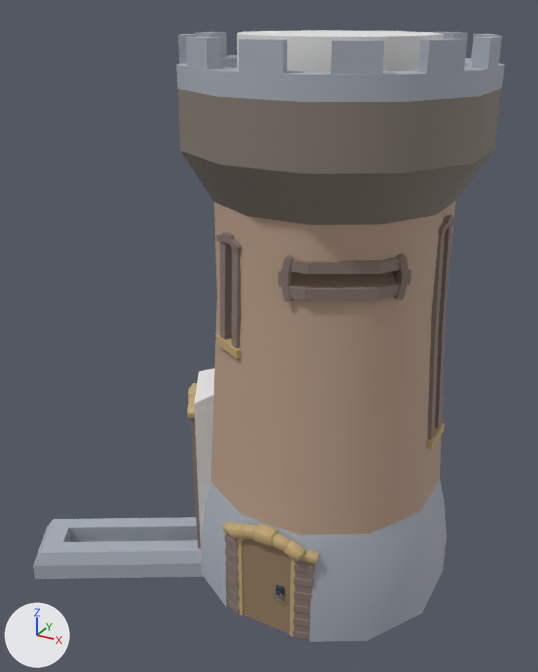
The FBX model Assets/models/theTower/theTower.fbx, before and after one commit.
Before and after are seen from a camera (50 mm lens) standing at (6.08, -13.7, 12.42) and looking at (-1.23, -0.4, 5.77). Every picture has the same lights, and +X, +Y and +Z are marked at lower left. Vertices at the same position are counted once.

In view in the first picture: 'tower_ref'.
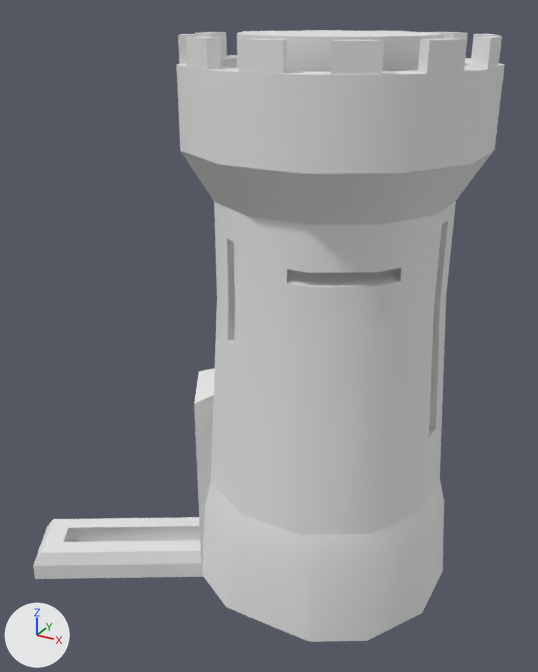
What changed in the scene script:
```text
Change me_mesh:
    used by ob_tower_ref; location = (0.0, 0.0, 0.0)
    remove me_mesh.from_pydata(...)  # 1099 vertices, 794 faces; spans x -6.37..2.93, y -4.08..2.93, z -0.1..12.0
    remove me_mesh.materials.append(mat_wood)  # brown #c3a976
    remove me_mesh.materials.append(mat_varnished_wood)  # brown #957d63
    remove me_mesh.materials.append(mat_asphalt)  # brown #887770
    remove me_mesh.materials.append(mat_lightiron)  # dark blue #213047
    remove me_mesh.materials.append(mat_aluminium)  # grey #697277
    remove me_mesh.materials.append(mat_void)  # black #000000
    add me_mesh.from_pydata(...)  # 283 vertices, 200 faces; spans x -6.37..2.93, y -4.08..2.93, z -0.1..12.0
    me_mesh part 1: 27 loose pieces with 747 vertices, spanning x -2.99..2.64, y -2.93..0.44, z 0.0..8.83, are deleted
    me_mesh part 2
    80 vertices are removed from x -2.93..2.93, y -2.93..2.15, z 0.0..11.1
    93 faces are deleted
    5 vertices in x 0.2..1.98, y -2.35..-0.09, z 7.74 move by (0.0, 0.0, 0.13)
    4 vertices in x -1.44..-1.08, y -1.93..-1.32, z 6.24..8.39 move by (0.12, -0.07, 0.0)
    2 vertices move from x -0.95..-0.94, y -2.21..-2.17, z 6.27..7.0 to x -1.08..-1.06, y -2.14..-2.1, z 6.27..7.0
    11 vertices are added at x -1.06..1.98, y -2.35..-0.09, z 6.24..8.39
    36 new faces join them
    me_mesh part 3: 34 faces spanning x -2.61..2.61, y -2.61..1.91, z 2.6..9.0 switch from mat_rough_concrete (beige #b99e89) to mat_material (white #e7e7e7)
    me_mesh part 4: 87 faces spanning x -6.37..2.93, y -4.08..2.93, z -0.1..11.98 switch from mat_hewnrock (grey #aab1ba) to mat_material (white #e7e7e7)
    me_mesh part 5: 8 faces spanning x -2.93..2.93, y -2.93..2.15, z 9.0..10.0 switch from mat_baserock (grey #857c72) to mat_material (white #e7e7e7)
```

Pixel boxes (x1, y1, x2, y2) of what changed, in the pictures (538 x 672 px):
part 1 of me_mesh, deleted (brown)
    before: (187, 215, 456, 640)
part 2 of me_mesh, cut back
    both: (176, 65, 505, 642)
part 3 of me_mesh, recoloured (brown to grey)
    both: (211, 201, 456, 535)
part 4 of me_mesh, recoloured
    both: (33, 30, 504, 579)
part 5 of me_mesh, recoloured
    both: (181, 150, 494, 225)
